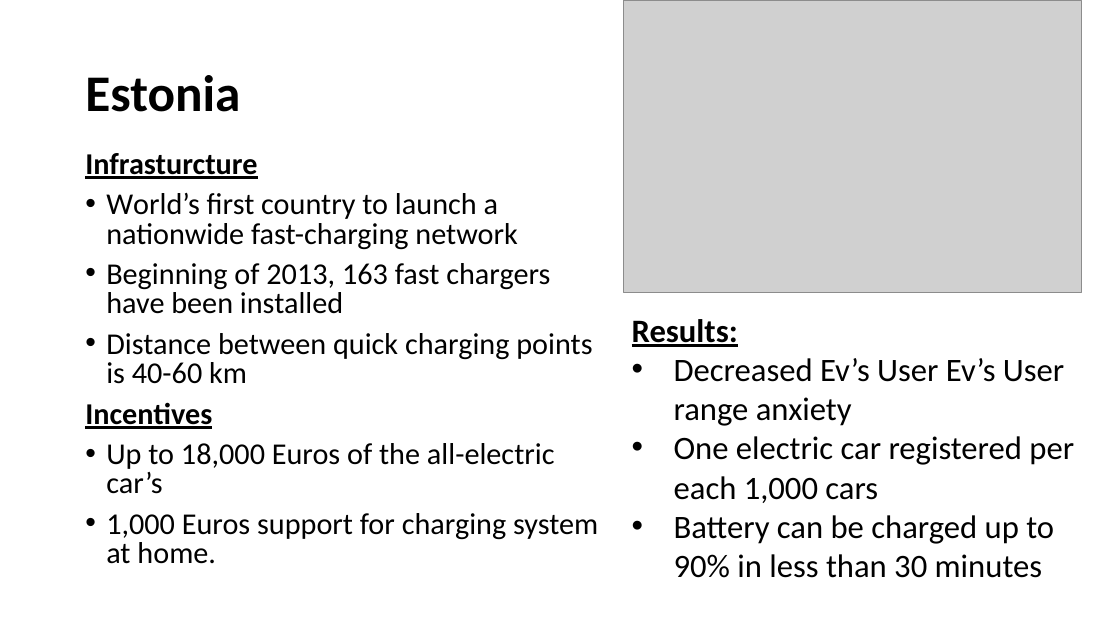
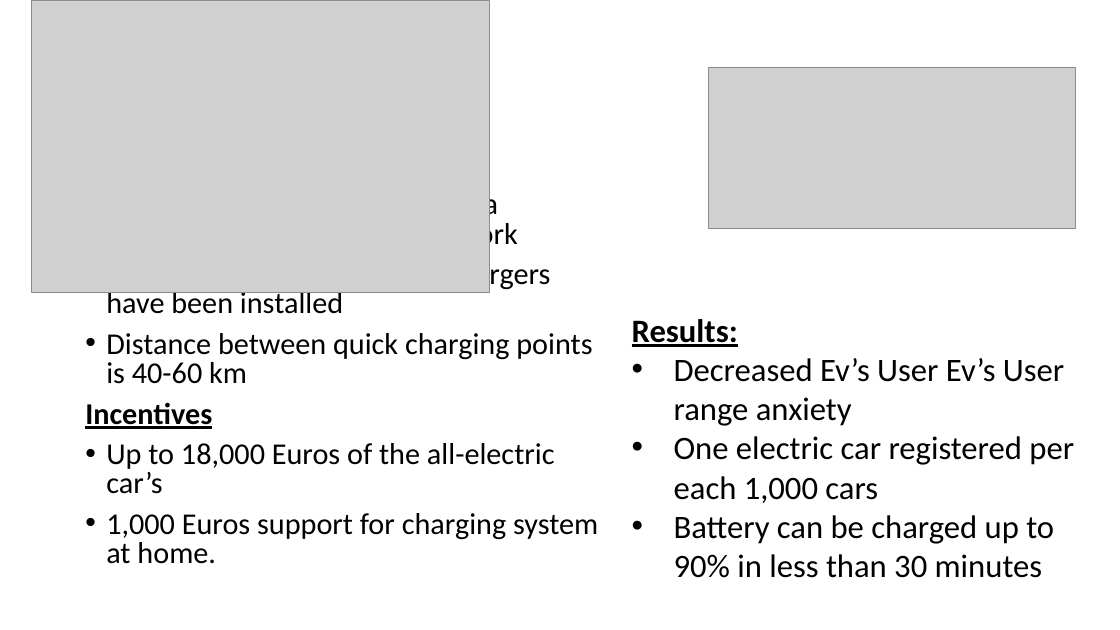
Before and after one commit to VincentHenric/GMS_group5, a slide deck: slide 7 of Class Presentations/3rd-presentation/PPT 13 05.pptx. Drawn at 1120x630 pixels with LibreOffice and Linux fonts; fonts in the diff are those of the drawing; grey boxes stand for pictures. Boxes give left, top, right and bottom in pixels: in the first picture for what was removed or moved away, otherwise in the second. Text is boxed around its words. In the diff, an @@ line names an element or a change of style, - is before the commit and + after.

Commit message:
3th presentation

```diff
--- a/Class Presentations/3rd-presentation/PPT 13 05.pptx
+++ b/Class Presentations/3rd-presentation/PPT 13 05.pptx
@@ picture: place and size @@
-picture at box(623, 0, 1081, 292)
+picture at box(32, 0, 490, 292)
@@ title removed at box(85, 75, 240, 112) @@
-Estonia
@@ picture added at box(709, 68, 1075, 229) @@
```
